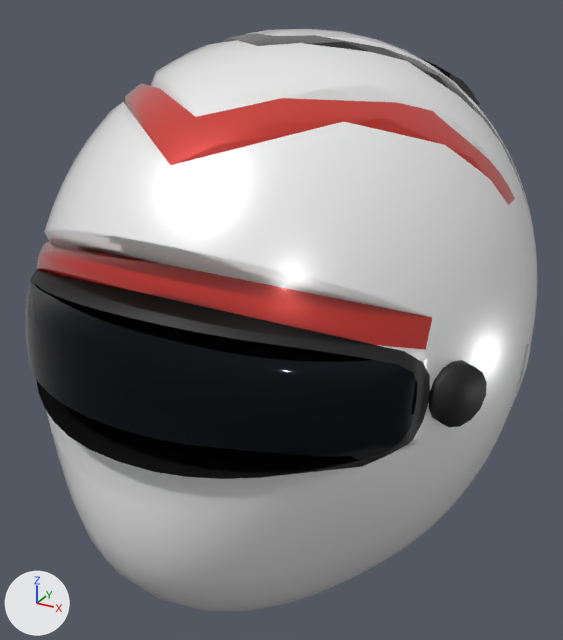
An edit to the glTF model src/ArcBox.Host/games/redline/models/helmets/STR.glb, drawn before and after from the same camera.
Both versions are drawn from a camera (50 mm lens) standing at (0.191, -0.365, 0.168) and looking at (-0.003, -0.014, -0.007). The lights are fixed; the arrows at lower left show +X, +Y and +Z. The picture after the commit comes second. Vertices at exactly the same position are counted once.

In view in the first picture: 'helmet'.
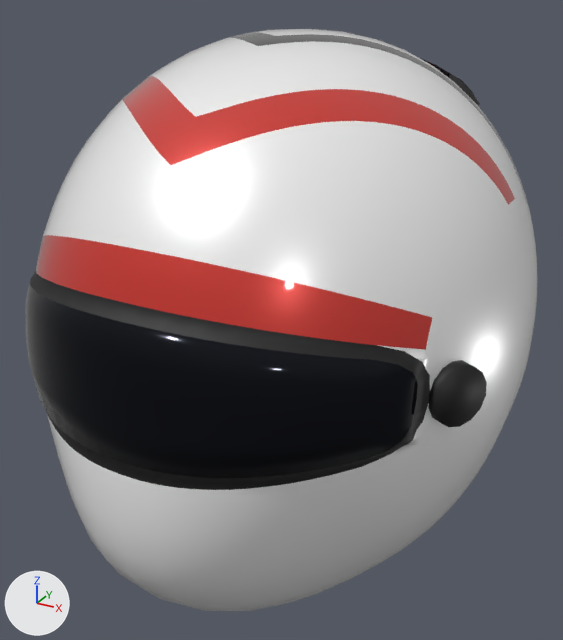
The change in detail:
me_helmet is used by ob_helmet; location (0.0, 0.0, 0.0).
me_helmet had 4429 vertices, 8690 faces and spanned x -0.128..0.128, y -0.161..0.15, z -0.132..0.145.
me_helmet now has 5214 vertices, 10016 faces and spans x -0.128..0.128, y -0.161..0.15, z -0.132..0.145.
me_helmet part 1: 255 vertices moved from x -0.128..0.128, y -0.016..0.042, z -0.104..-0.003 to x -0.128..0.128, y -0.016..0.042, z -0.103..-0.003; 163 vertices removed from x -0.128..0.128, y -0.107..0.117, z -0.126..0.0; 447 vertices added at x -0.128..0.128, y -0.107..0.113, z -0.132..0.0.
me_helmet part 2: 300 vertices added at x -0.113..0.113, y -0.108..0.114, z 0.03..0.144.
me_helmet part 3: 201 vertices added at x -0.107..0.107, y -0.159..-0.083, z -0.022..0.069.

Changed parts and their boxes [x1, y1, x2, y2] in the pictures (563 x 640 px; the box of a moved part takes in the faces that stretch with it):
part 1 of me_helmet, moved or reshaped: before [483, 333, 531, 465]; after [305, 333, 531, 598]
part 2 of me_helmet, added: after [108, 29, 530, 217]
part 3 of me_helmet, added: after [25, 229, 437, 507]
